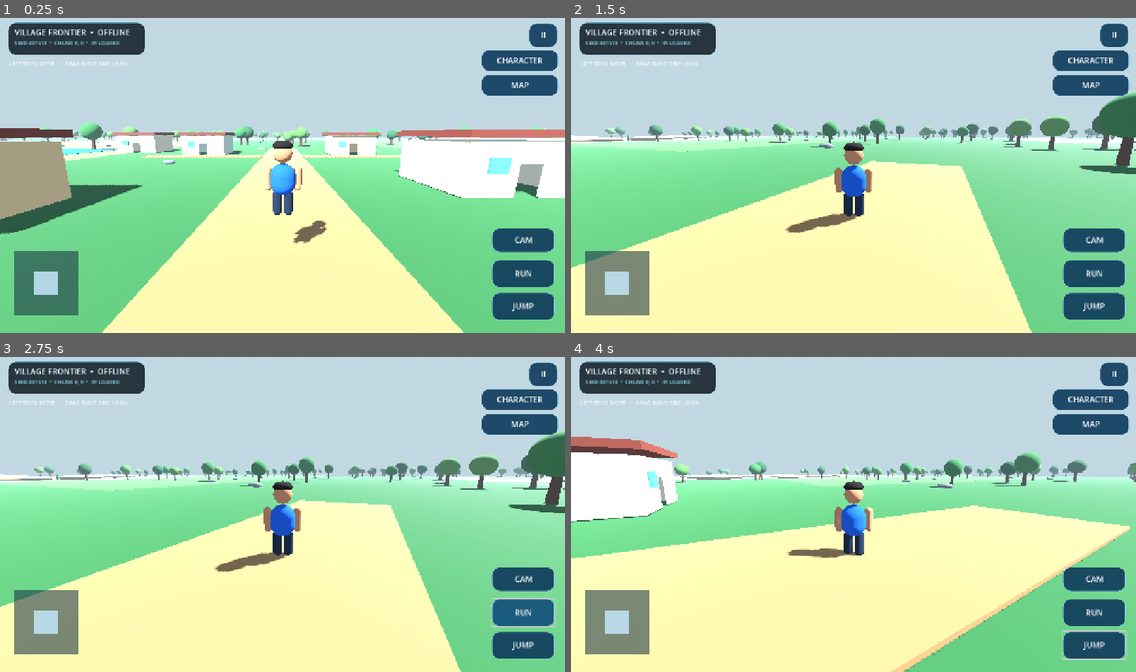
Above: before the commit, frames 1-4 (two rows, left to right).
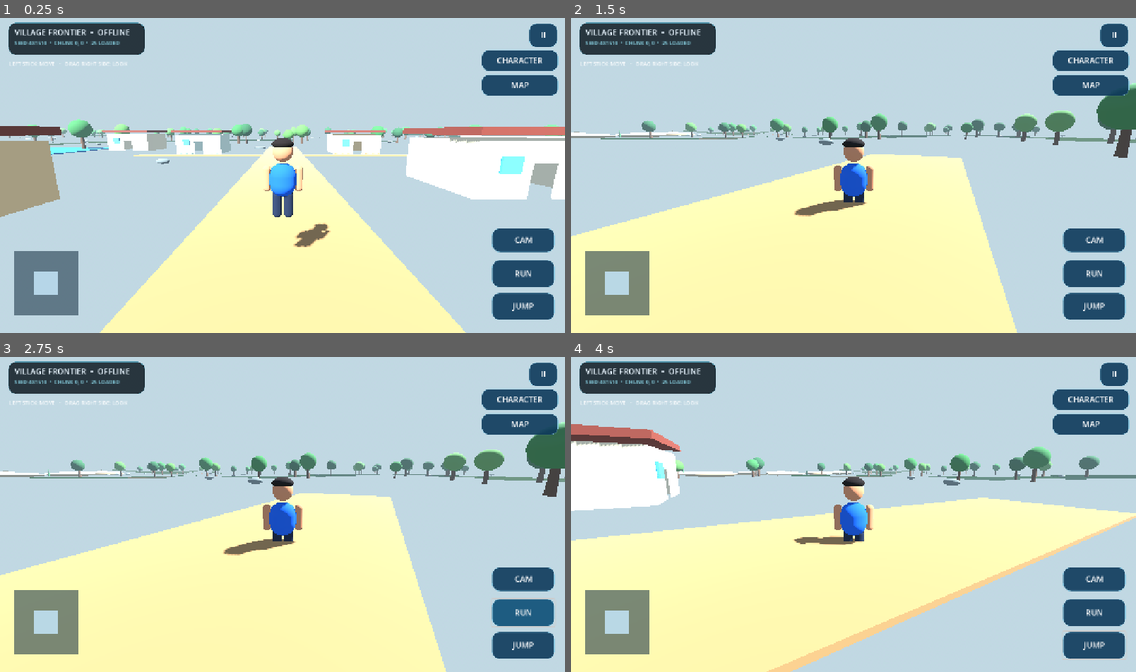
Above: after the commit, the same moments.

Repository: ishak6/open-world-3d-android
Game: Godot game, scene res://scenes/main.tscn
Two runs of this game, one before a commit and one after it. Both use one fixed random seed, a clock stepped at 60 frames per second and the inputs below.
Inputs (mouse positions are in pixels of both pictures, inside the frame that each line leads up to):
- Up to frame 1 (0.25 s): no input
- Up to frame 2 (1.5 s): tap Enter at 0.5 s; move the mouse to (977, 159) at 0.52 s; hold Right (ui_right) 0.53-1.25 s; tap Shift at 0.6 s; click (977, 159) at 0.67 s; tap Space at 0.77 s; drag from (740, 191) to (825, 238) at 1.27 s
- Up to frame 3 (2.75 s): click "RUN" at 2 s
- Up to frame 4 (4 s): click "JUMP" at 2.75 s; move the mouse to (910, 442) at 3.52 s; hold Right (ui_right) from 3.53 s (still down); tap Shift at 3.6 s

The runs differ from the first frame. In frame 1, 34% of the frame differs, in the area x 0-100%, y 7-100%; in frame 2, 32%; in frame 3, 32%; in frame 4, 32%.

Commit message:
Use medium-profile continuous heightmap chunks for infinite world

Diff:
--- a/scripts/main.gd
+++ b/scripts/main.gd
@@ -3,8 +3,10 @@
 # Village Frontier - streamed procedural world
 const WORLD_SEED := 481516
 const CHUNK_SIZE := 64.0
-const LOAD_RADIUS := 3
-const UNLOAD_RADIUS := 4
+const TERRAIN_RESOLUTION := 16
+const TerrainGenerator = preload("res://scripts/world/terrain_generator.gd")
+const LOAD_RADIUS := 2
+const UNLOAD_RADIUS := 3
 const WALK_SPEED := 5.2
 const RUN_SPEED := 8.8
 const LOOK_SENSITIVITY := 0.0042
@@ -26,6 +28,7 @@
 var current_chunk := Vector2i(999999, 999999)
 var loaded_chunks: Dictionary = {}
 var biome_noise := FastNoiseLite.new()
+var terrain_noise := FastNoiseLite.new()
 var pause_panel: PanelContainer
 var is_paused := false
 var character_visual: Node3D
@@ -63,6 +66,12 @@
 	biome_noise.fractal_octaves = 3
 	biome_noise.fractal_lacunarity = 2.0
 	biome_noise.fractal_gain = 0.48
+	terrain_noise.seed = WORLD_SEED + 90210
+	terrain_noise.noise_type = FastNoiseLite.TYPE_SIMPLEX_SMOOTH
+	terrain_noise.frequency = 0.006
+	terrain_noise.fractal_octaves = 4
+	terrain_noise.fractal_lacunarity = 2.1
+	terrain_noise.fractal_gain = 0.48
 
 func _material(color: Color, roughness: float = 0.92) -> StandardMaterial3D:
 	var mat := StandardMaterial3D.new()
@@ -96,7 +105,7 @@
 	sun.rotation_degrees = Vector3(-48, -32, 0)
 	sun.light_energy = 1.25
 	sun.shadow_enabled = true
-	sun.directional_shadow_max_distance = 95.0
+	sun.directional_shadow_max_distance = 72.0
 	add_child(sun)
 
 func _chunk_key(cx: int, cz: int) -> String:
@@ -113,6 +122,19 @@
 	if value < -0.16:
 		return "meadow"
 	return "grassland"
+
+func _biome_ground_color(biome: String) -> Color:
+	match biome:
+		"highland":
+			return Color(0.39, 0.43, 0.36)
+		"forest":
+			return Color(0.18, 0.37, 0.20)
+		"dryland":
+			return Color(0.62, 0.51, 0.31)
+		"meadow":
+			return Color(0.39, 0.55, 0.28)
+		_:
+			return Color(0.27, 0.48, 0.24)
 
 func _biome_material(biome: String) -> StandardMaterial3D:
 	match biome:
@@ -166,17 +188,26 @@
 
 	var biome := _biome_at((float(cx) + 0.5) * CHUNK_SIZE, (float(cz) + 0.5) * CHUNK_SIZE)
 	var ground := StaticBody3D.new()
-	ground.position = Vector3(CHUNK_SIZE * 0.5, -0.55, CHUNK_SIZE * 0.5)
+	ground.name = "TerrainCollision"
 	var ground_mesh := MeshInstance3D.new()
-	var box := BoxMesh.new()
-	box.size = Vector3(CHUNK_SIZE, 1.0, CHUNK_SIZE)
-	ground_mesh.mesh = box
-	ground_mesh.material_override = _biome_material(biome)
+	ground_mesh.name = "TerrainSurface"
+	var ground_material := StandardMaterial3D.new()
+	ground_material.vertex_color_use_as_albedo = true
+	ground_material.roughness = 1.0
+	ground_mesh.mesh = TerrainGenerator.build_chunk_mesh(
+		terrain_noise,
+		Vector2(cx * CHUNK_SIZE, cz * CHUNK_SIZE),
+		CHUNK_SIZE,
+		TERRAIN_RESOLUTION,
+		_biome_ground_color(biome),
+		Vector2(32.0, 32.0),
+		72.0,
+		96.0
+	)
+	ground_mesh.material_override = ground_material
 	ground.add_child(ground_mesh)
 	var collision := CollisionShape3D.new()
-	var shape := BoxShape3D.new()
-	shape.size = Vector3(CHUNK_SIZE, 1.0, CHUNK_SIZE)
-	collision.shape = shape
+	collision.shape = ground_mesh.mesh.create_trimesh_shape()
 	ground.add_child(collision)
 	root.add_child(ground)
 
@@ -409,6 +440,8 @@
 	player.add_child(camera_pivot)
 	camera = Camera3D.new()
 	camera.position = Vector3(0, 1.0, 5.8)
+	camera.fov = 72.0
+	camera.far = 360.0
 	camera.rotation_degrees.x = -11
 	camera.current = true
 	camera_pivot.add_child(camera)
